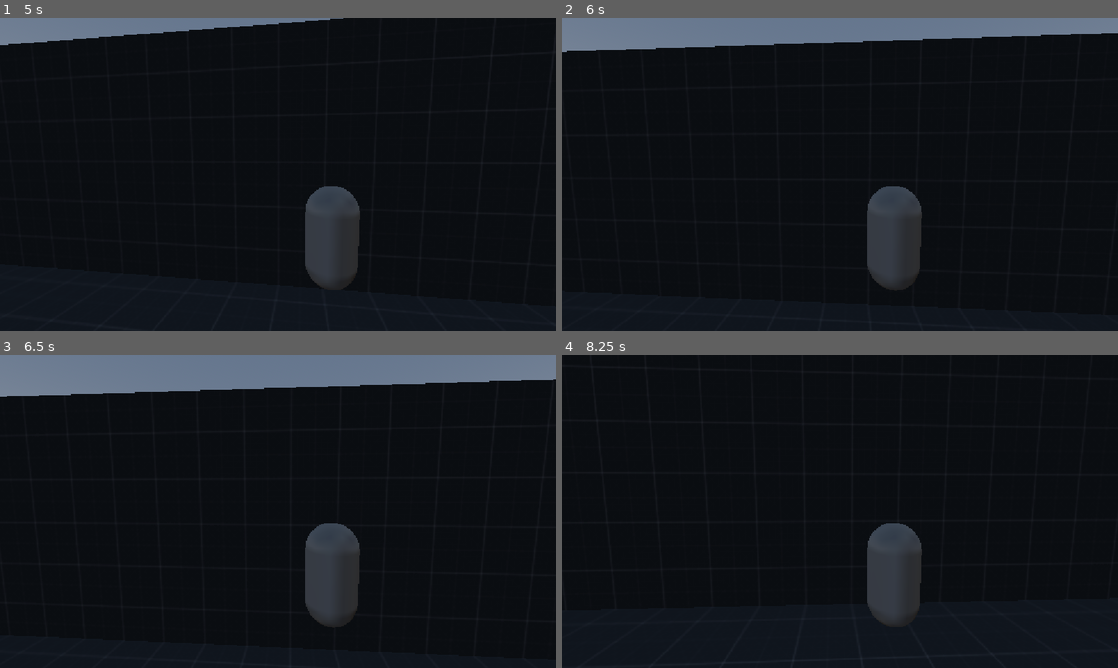
Above: before the commit, frames 1-4 (two rows, left to right).
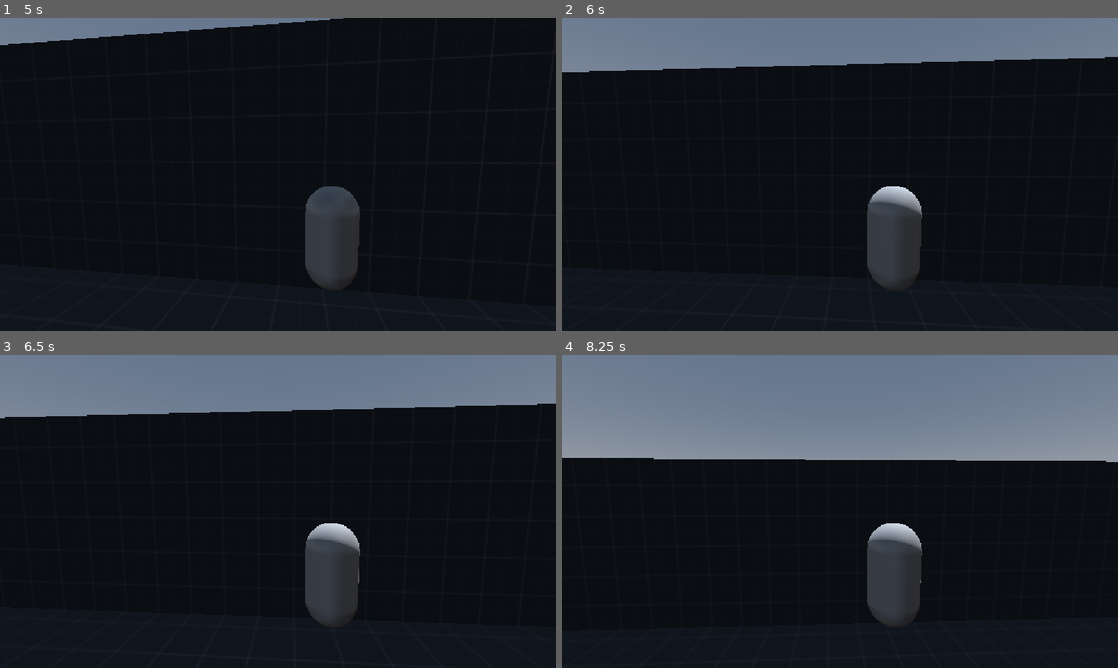
Above: after the commit, the same moments.

Repository: alavanzasp-code/IJStudio
Game: Godot game, scene res://Test Area (World)/test_area.tscn
Two runs of this game, one before a commit and one after it. Both use one fixed random seed, a clock stepped at 60 frames per second and the inputs below.
Inputs (mouse positions are in pixels of both pictures, inside the frame that each line leads up to):
- Up to frame 1 (5 s): tap Enter at 0.5 s; move the mouse to (305, 174) at 0.52 s; hold W (up) from 0.53 s (still down); tap Ctrl (slide) at 0.6, 2.3, 2.85, 4.55 s; click (305, 174) at 0.67 s; tap Space (jump) at 0.77, 1.07, 1.52, 1.55, 1.82, 2.1, 3.02, 3.32, 3.77, 3.8, 4.07, 4.52, 4.82 s; tap F (grapple, bound only after the commit) at 0.8, 1.35, 3.05 s; move the mouse to (250, 174) at 1.27 s; move the mouse to (289, 168) at 2.02 s; move the mouse to (272, 180) at 2.77 s; click (272, 180) at 2.92 s; move the mouse to (316, 177) at 3.52 s; hold Shift (sprint) 3.53-4.28 s; move the mouse to (233, 171) at 4.27 s; tap C (switch-view) at 4.35 s
- Up to frame 2 (6 s): move the mouse to (845, 174) at 5.02 s; tap F (grapple, bound only after the commit) at 5.1 s; click (845, 174) at 5.17 s; tap Space (jump) at 5.75 s; move the mouse to (817, 168) at 5.77 s; release W (up) at 5.78 s; hold D (right) from 5.78 s (still down); tap Ctrl (slide) at 5.85 s
- Up to frame 3 (6.5 s): keep holding D (right); tap Space (jump) at 6.02, 6.05, 6.32 s
- Up to frame 4 (8.25 s): move the mouse to (867, 511) at 6.52 s; release D (right) at 6.53 s; hold W (up) from 6.53 s (still down); tap F (grapple, bound only after the commit) at 6.6, 7.55 s; tap Space (jump) at 6.77, 7.07, 7.35, 7.52, 7.82 s; tap Ctrl (slide) at 6.8, 8.1 s; move the mouse to (812, 511) at 7.27 s; click (812, 511) at 7.42 s; move the mouse to (851, 505) at 8.02 s

Frame 1 is identical in both runs. In frame 2, 7.6% of the frame differs, in the area x 0-100%, y 4-64%; in frame 3, 7.7%; in frame 4, 34%, in the area x 0-100%, y 0-86%.

Commit message:
early implementation of grapple

Diff:
--- a/Character (Player Test Sub)/player_(test).gd
+++ b/Character (Player Test Sub)/player_(test).gd
@@ -8,11 +8,25 @@
 @export var slide_speed := 20.0
 @export var slide_duration := 5.0
 
+@export var grapple_range := 2.5
+@export var grapple_duration := 1.2
+@export var grapple_slide_speed := 2.0
+@export var wall_jump_push := 6.0
+
 var is_sliding := false
 var slide_timer := 5
 var slide_direction := Vector3.ZERO
 
+var is_grappled := false
+var grapple_timer := 0.0
+var grapple_normal := Vector3.ZERO
+
 func _physics_process(delta):
+	if is_grappled:
+		update_grapple(delta)
+		move_and_slide()
+		return
+
 	# Gravity
 	if not is_on_floor():
 		velocity += get_gravity() * delta
@@ -20,6 +34,12 @@
 	# Jump
 	if Input.is_action_just_pressed("jump") and is_on_floor() and not is_sliding:
 		velocity.y = jump_velocity
+
+	# Start grapple
+	if Input.is_action_just_pressed("grapple"):
+		if try_start_grapple():
+			move_and_slide()
+			return
 
 	# Start slide
 	if Input.is_action_just_pressed("slide") and is_on_floor() and is_sprinting():
@@ -71,6 +91,63 @@
 	return Input.is_action_pressed("sprint")
 
 
+func find_wall_normal() -> Vector3:
+	var space := get_world_3d().direct_space_state
+	var origin := global_position + Vector3(0, 0.6, 0)
+	var query := PhysicsRayQueryParameters3D.create(
+		origin,
+		origin - global_transform.basis.z * grapple_range,
+	)
+	var hit := space.intersect_ray(query)
+	if hit:
+		return hit.normal
+	return Vector3.ZERO
+
+
+func try_start_grapple() -> bool:
+	if is_on_floor():
+		return false
+
+	var wall_normal := find_wall_normal()
+	if wall_normal == Vector3.ZERO:
+		return false
+
+	is_grappled = true
+	grapple_timer = grapple_duration
+	grapple_normal = wall_normal
+	is_sliding = false
+	velocity.y = -grapple_slide_speed
+	velocity.x *= 0.2
+	velocity.z *= 0.2
+	return true
+
+
+func update_grapple(delta):
+	grapple_timer -= delta
+
+	if Input.is_action_just_pressed("jump"):
+		wall_jump()
+		is_grappled = false
+		return
+
+	# Detach when time runs out or the wall is no longer in reach
+	if grapple_timer <= 0.0 or find_wall_normal() == Vector3.ZERO:
+		is_grappled = false
+		return
+
+	# Slide down the wall at a steady pace
+	velocity.y = move_toward(velocity.y, -grapple_slide_speed, acceleration * delta)
+
+	# Cling to the wall, damp incoming horizontal speed
+	velocity.x = move_toward(velocity.x, 0, acceleration * 2.0 * delta)
+	velocity.z = move_toward(velocity.z, 0, acceleration * 2.0 * delta)
+
+
+func wall_jump() -> void:
+	velocity.y = jump_velocity
+	velocity += grapple_normal * wall_jump_push
+
+
 func start_slide():
 	is_sliding = true
 	slide_timer = slide_duration
--- a/project.godot
+++ b/project.godot
@@ -62,6 +62,11 @@
 "events": [Object(InputEventKey,"resource_local_to_scene":false,"resource_name":"","device":-1,"window_id":0,"alt_press …(191 unchanged characters)…
 ]
 }
+grapple={
+"deadzone": 0.2,
+"events": [Object(InputEventKey,"resource_local_to_scene":false,"resource_name":"","device":-1,"window_id":0,"alt_pressed":false,"shift_pressed":false,"ctrl_pressed":false,"meta_pressed":false,"pressed":false,"keycode":0,"physical_keycode":70,"key_label":0,"unicode":102,"location":0,"echo":false,"script":null)
+]
+}
 
 [layer_names]
 
